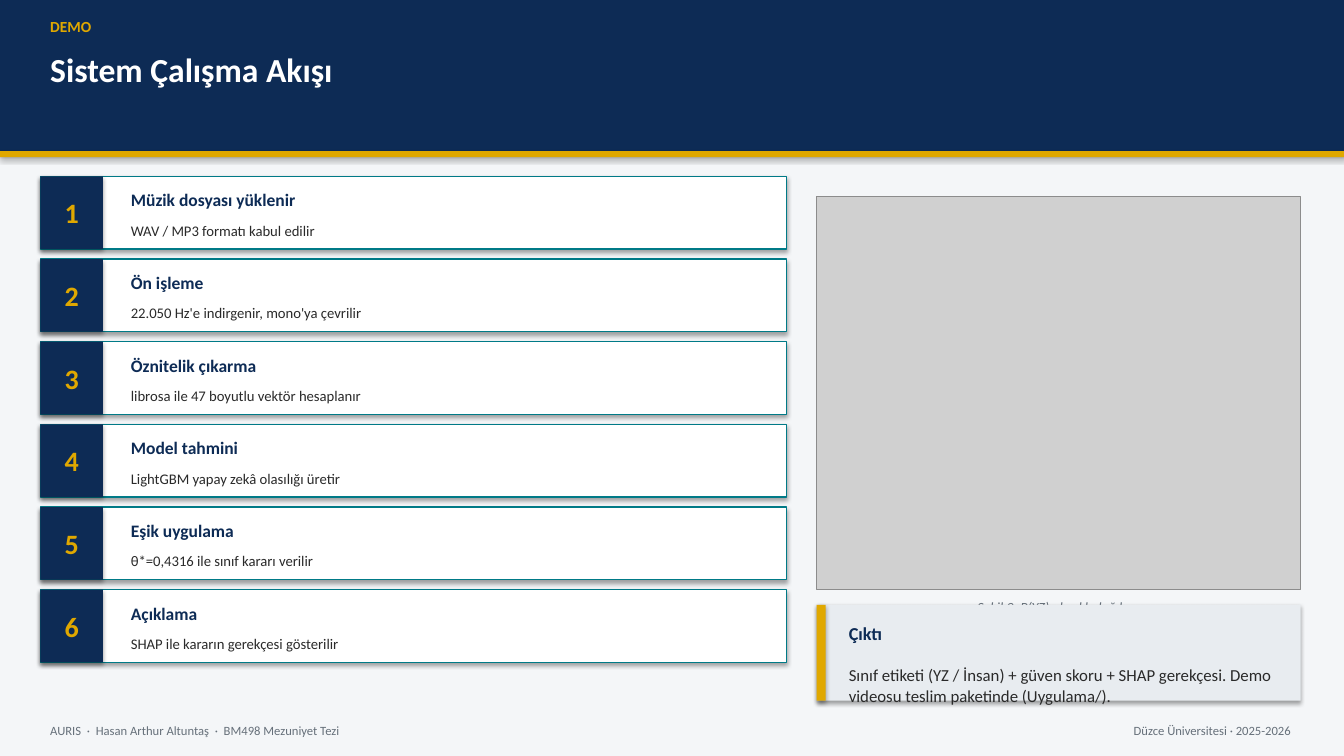
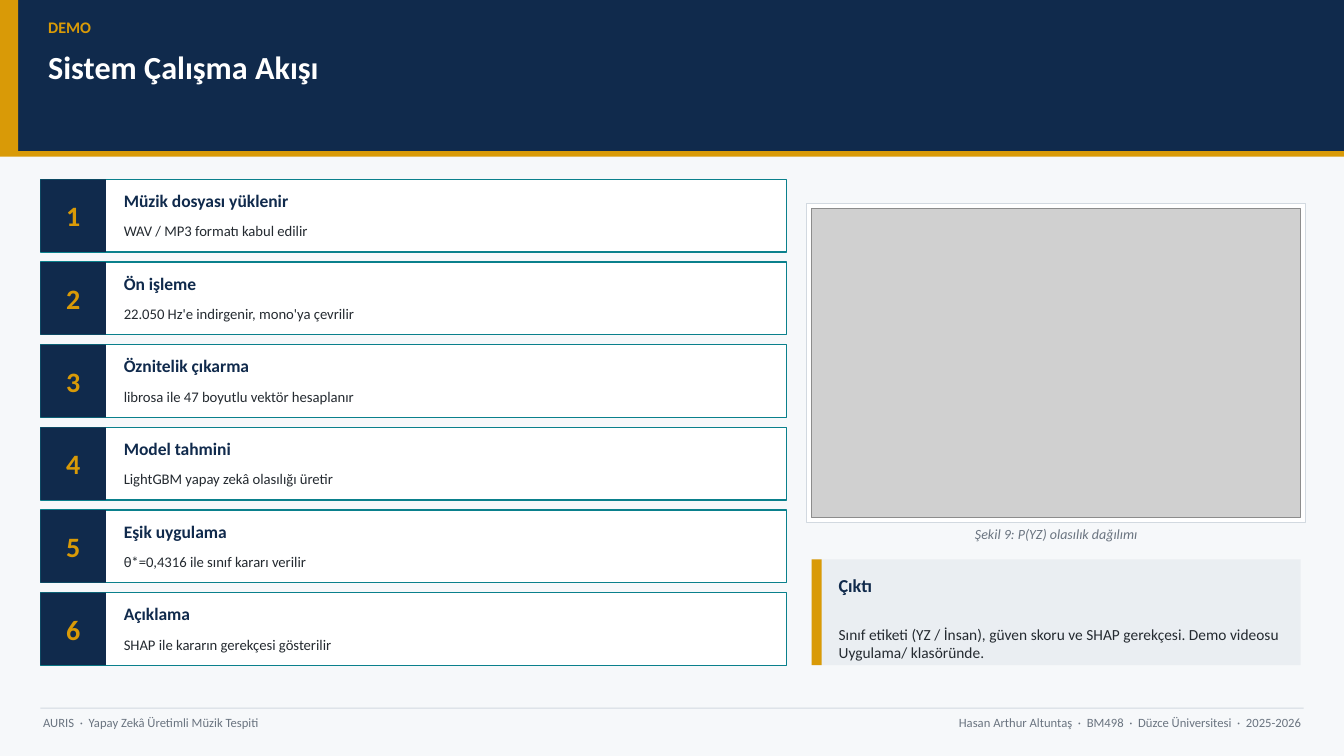
Before and after one commit to Rtur2003/CrownCode, a slide deck: slide 3 of docs/academic/TeslimEdilecekler/Sunumlar/04_Sonuc_ve_Demo_Sunumu.pptx. Drawn at 1344x756 pixels with LibreOffice and Linux fonts; fonts in the diff are those of the drawing; grey boxes stand for pictures. Boxes give left, top, right and bottom in pixels: in the first picture for what was removed or moved away, otherwise in the second. Text is boxed around its words. In the diff, an @@ line names an element or a change of style, - is before the commit and + after.

```diff
--- a/docs/academic/TeslimEdilecekler/Sunumlar/04_Sonuc_ve_Demo_Sunumu.pptx
+++ b/docs/academic/TeslimEdilecekler/Sunumlar/04_Sonuc_ve_Demo_Sunumu.pptx
@@ background #F4F6F8 to #F6F8FA @@
@@ rectangle added at box(0, 0, 18, 151), fill #D99A07 @@
@@ text "DEMO" at box(48, 22, 91, 33): size 11 to 11.5 pt, text colour #E0A800 to #D99A07 @@
@@ text "Sistem Çalışma Akışı" at box(48, 56, 319, 85): size 24 to 23 pt @@
@@ rectangle at box(0, 151, 1344, 157): fill #E0A800 to #D99A07; shadow off @@
@@ rectangle added at box(807, 203, 1306, 522), fill #FFFFFF, outline #D2D9E0 0.75 pt @@
@@ picture: place and size @@
-picture at box(817, 197, 1301, 590)
+picture at box(812, 208, 1301, 517)
@@ text colour #2A2A2A to #242A30 in 6 elements at box(124, 225, 307, 236), box(124, 308, 354, 322), box(124, 556, 306, 569), box(124, 639, 331, 653), box(124, 391, 354, 405), box(124, 473, 333, 487) @@
@@ text "Şekil 9: P(YZ) olasılık dağılımı": place and size @@
-text "Şekil 9: P(YZ) olasılık dağılımı" at box(977, 602, 1139, 605)
+text "Şekil 9: P(YZ) olasılık dağılımı" at box(975, 529, 1137, 542)
@@ text "Şekil 9: P(YZ) olasılık dağılımı" at box(975, 529, 1137, 542): text colour #66707A to #6A7480 @@
@@ rectangle at box(812, 560, 822, 665): fill #E0A800 to #D99A07; shadow off @@
@@ rectangle: place and size @@
-rectangle at box(817, 605, 1301, 701)
+rectangle at box(812, 560, 1301, 665)
@@ rectangle at box(812, 560, 1301, 665): fill #E8ECF0 to #EAEEF2; shadow off @@
@@ rectangle: place and size @@
-rectangle at box(817, 605, 826, 701)
+rectangle at box(812, 560, 822, 665)
@@ fill #0D2B55 to #102A4C; shadow off in 7 elements at box(0, 0, 1344, 151), box(40, 510, 106, 583), box(40, 427, 106, 500), box(40, 262, 106, 335), box(40, 345, 106, 417), box(40, 179, 106, 252), box(40, 593, 106, 665) @@
@@ text colour #E0A800 to #D99A07 in 6 elements at box(66, 539, 80, 557), box(66, 208, 80, 226), box(66, 373, 80, 392), box(66, 456, 80, 474), box(66, 290, 80, 309), box(66, 621, 80, 640) @@
@@ outline #007A87 1 pt to #0A808C 1 pt; shadow off in 6 elements at box(40, 510, 786, 583), box(40, 427, 786, 500), box(40, 179, 786, 252), box(40, 262, 786, 335), box(40, 345, 786, 417), box(40, 593, 786, 665) @@
@@ text colour #0D2B55 to #102A4C in 7 elements at box(124, 194, 288, 210), box(124, 275, 196, 293), box(124, 358, 249, 375), box(124, 442, 231, 455), box(124, 525, 227, 541), box(124, 607, 190, 623), box(839, 579, 872, 595) @@
@@ text "Çıktı": place and size @@
-text "Çıktı" at box(849, 627, 882, 643)
+text "Çıktı" at box(839, 579, 872, 595)
@@ text at box(839, 627, 1279, 661): text changed; size 12 to 11 pt; text colour #2A2A2A to #242A30 @@
-Sınıf etiketi (YZ / İnsan) + güven skoru + SHAP gerekçesi. Demo videosu teslim paketinde (Uygulama/).
+Sınıf etiketi (YZ / İnsan), güven skoru ve SHAP gerekçesi. Demo videosu Uygulama/ klasöründe.
@@ rectangle added at box(40, 708, 1304, 709), fill #D2D9E0 @@
@@ text added at box(43, 717, 259, 729), 9 pt, text #6A7480 @@
+AURIS · Yapay Zekâ Üretimli Müzik Tespiti
@@ text at box(959, 717, 1301, 729): text changed; text colour #66707A to #6A7480 @@
-Düzce Üniversitesi · 2025-2026
+Hasan Arthur Altuntaş · BM498 · Düzce Üniversitesi · 2025-2026
@@ text removed at box(50, 726, 339, 737) @@
-AURIS · Hasan Arthur Altuntaş · BM498 Mezuniyet Tezi
```
Also in this commit, not shown: 4 other slides changed, 4 other files.
